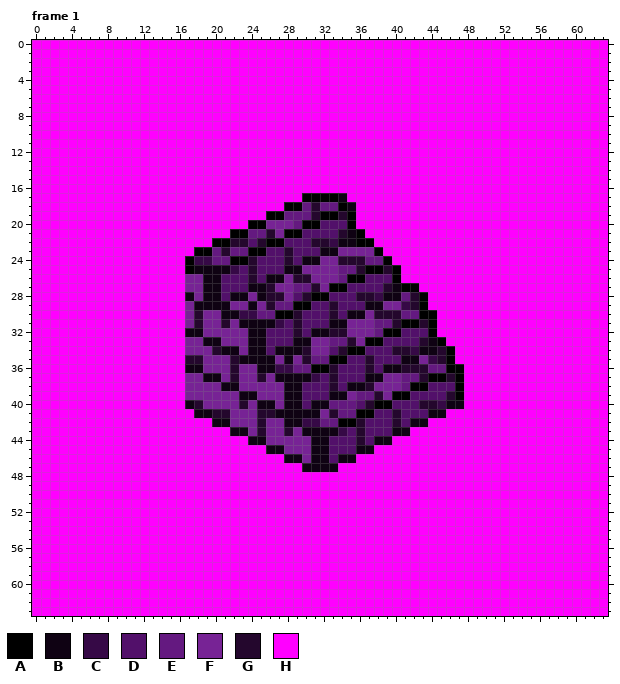
Two versions of one pixel-art file, lab07/Dungeons&Wumpus/_assets/tiles/Yellow/tile_ladder.ase. This is how it looked before the edit.
64x64 pixels, 2 frames. Colours within 5 levels of each other are drawn and written as one. Shown: frame 1. The commit also changed other frames, which this record leaves out.
Visible layers, top first: "Layer 5", "Layer 6".
Palette (. is transparent): A #000000  B #0f0213  C #360946  D #52106a  E #641980  F #772395  G #24072d  H #ff00ff
Pixels before, frame 1 (only the part around the change), first column x 4:
14 HHHHHHHHHHHHHHHHHHHHHHHHHHHHHHHHHHHHHHHHHHHHHHHHHHHHHHHH
15 HHHHHHHHHHHHHHHHHHHHHHHHHHHHHHHHHHHHHHHHHHHHHHHHHHHHHHHH
16 HHHHHHHHHHHHHHHHHHHHHHHHHHHHHHHHHHHHHHHHHHHHHHHHHHHHHHHH
17 HHHHHHHHHHHHHHHHHHHHHHHHHHAAAABHHHHHHHHHHHHHHHHHHHHHHHHH
18 HHHHHHHHHHHHHHHHHHHHHHHHAAEGEEABHHHHHHHHHHHHHHHHHHHHHHHH
19 HHHHHHHHHHHHHHHHHHHHHHAAEEEGAAGAHHHHHHHHHHHHHHHHHHHHHHHH
20 HHHHHHHHHHHHHHHHHHHHAAFFFEAADDDAHHHHHHHHHHHHHHHHHHHHHHHH
21 HHHHHHHHHHHHHHHHHHAAEEGFAADDDDGBAHHHHHHHHHHHHHHHHHHHHHHH
22 HHHHHHHHHHHHHHHHAAGGDGAADDDGGCBBAAHHHHHHHHHHHHHHHHHHHHHH
23 HHHHHHHHHHHHHHAAEGEEAADDGDDDBBFFFFAHHHHHHHHHHHHHHHHHHHHH
24 HHHHHHHHHHHHHACCEEAAGDDDGDBBFFGGGEEAHHHHHHHHHHHHHHHHHHHH
25 HHHHHHHHHHHHHABBBBCDGDDDBBFFFFEEGAAGAHHHHHHHHHHHHHHHHHHH
26 HHHHHHHHHHHHHFFBBDDDGDBBFGGFFFEAADDDAHHHHHHHHHHHHHHHHHHH
27 HHHHHHHHHHHHHFFBBDDDBBGFFEEGFAADDDDGBAAHHHHHHHHHHHHHHHHH
28 HHHHHHHHHHHHHBFBBDBBFBGGFDGAADDDGGCBBEGAHHHHHHHHHHHHHHHH
29 HHHHHHHHHHHHHFBBBBFFBFGEEAADDGDDDBBFFCGAHHHHHHHHHHHHHHHH
30 HHHHHHHHHHHHHFGFFBBCCEEAAGDDDGDBBFGGGEEAAHHHHHHHHHHHHHHH
31 HHHHHHHHHHHHHFGFFGFBBBBCDGDDDBBFFFEEGAAGAHHHHHHHHHHHHHHH
32 HHHHHHHHHHHHHBBFFFFFBBDDDGDBBGGFFFEAADDDAHHHHHHHHHHHHHHH
33 HHHHHHHHHHHHHFFBBFFFBBDDDBBFFEEGFAADDDDGBAHHHHHHHHHHHHHH
34 HHHHHHHHHHHHHFFFGBBFBBDBBBGFFDGAADDDGGCBBGAHHHHHHHHHHHHH
35 HHHHHHHHHHHHHGGFFFGBBBBFBFGEEAADDGDDDBBFCGAHHHHHHHHHHHHH
36 HHHHHHHHHHHHHBBFFFGFFBBCCEEAAGDDDGDBBGGGEEAAHHHHHHHHHHHH
37 HHHHHHHHHHHHHFFBBFGFFGFBBBBCDGDDDBBFFEEGAAGAHHHHHHHHHHHH
38 HHHHHHHHHHHHHFFFFBBFFFFFBBDDDGDBBGFFFEAADDDAHHHHHHHHHHHH
39 HHHHHHHHHHHHHFFFFFFBBFFFBBDDDBBFEEGFAADDDDGAHHHHHHHHHHHH
40 HHHHHHHHHHHHHBGFFFFGFBBFBBDBBEEEDGAADDDGGCBBHHHHHHHHHHHH
41 HHHHHHHHHHHHHHBBGGFFFGGBBBBBFGEEAADDGDDDBBHHHHHHHHHHHHHH
42 HHHHHHHHHHHHHHHHBBFFFGFFBBCCEEAAGDDDGDBBHHHHHHHHHHHHHHHH
43 HHHHHHHHHHHHHHHHHHBBFGFFGFBBBBCDGDDDBBHHHHHHHHHHHHHHHHHH
44 HHHHHHHHHHHHHHHHHHHHBBFFFFFBBDDDGDBBHHHHHHHHHHHHHHHHHHHH
45 HHHHHHHHHHHHHHHHHHHHHHBBFFFBBDDDBBHHHHHHHHHHHHHHHHHHHHHH
46 HHHHHHHHHHHHHHHHHHHHHHHHBBFBBDBBHHHHHHHHHHHHHHHHHHHHHHHH
47 HHHHHHHHHHHHHHHHHHHHHHHHHHBBBBHHHHHHHHHHHHHHHHHHHHHHHHHH
48 HHHHHHHHHHHHHHHHHHHHHHHHHHHHHHHHHHHHHHHHHHHHHHHHHHHHHHHH
49 HHHHHHHHHHHHHHHHHHHHHHHHHHHHHHHHHHHHHHHHHHHHHHHHHHHHHHHH
50 HHHHHHHHHHHHHHHHHHHHHHHHHHHHHHHHHHHHHHHHHHHHHHHHHHHHHHHH
51 HHHHHHHHHHHHHHHHHHHHHHHHHHHHHHHHHHHHHHHHHHHHHHHHHHHHHHHH
52 HHHHHHHHHHHHHHHHHHHHHHHHHHHHHHHHHHHHHHHHHHHHHHHHHHHHHHHH
After:
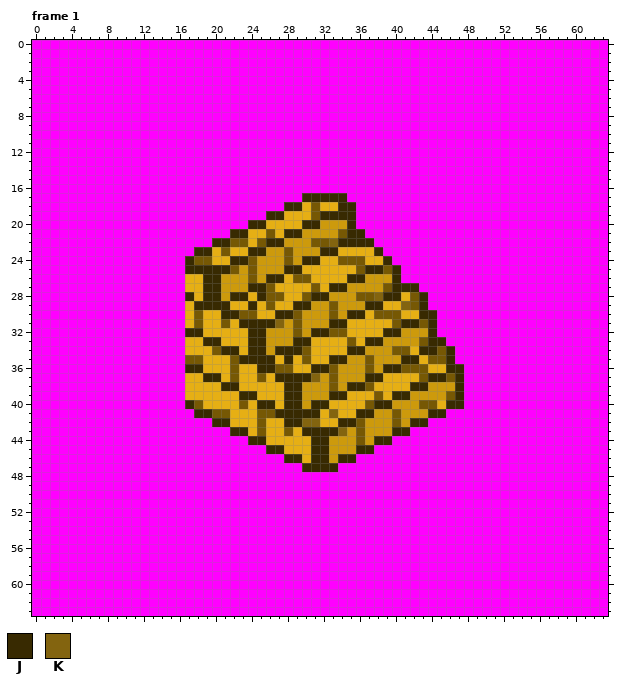
Colours new in this view: J #382a01  K #83640f
From old to new:
colour D: #52106a -> #cd9a0c
colour F: #772395 -> #e6af14
colour G: #24072d -> #765804
Frame 1, layer "Layer 5":
y 17: x 30..34 AAAAB -> JJJJJ
y 18: x 28..30 AAE -> JJF; x 32..35 EEAB -> FFJJ
y 19: x 26..30 AAEEE -> JJFFF; x 32..35 AAGA -> JJJJ
y 20: x 24..25 AA -> JJ; x 29..31 EAA -> FJJ; x 35 A -> J
y 21: x 22..25 AAEE -> JJFF; x 28..29 AA -> JJ; x 35..36 BA -> JJ
y 22: x 20..21 AA -> JJ; x 24 D -> F; x 26..27 AA -> JJ; x 33..37 CBBAA -> KJJJJ
y 23: x 18..20 AAE -> JJF; x 22..25 EEAA -> FFJJ; x 32..33 BB -> JJ; x 38 A -> J
y 24: x 17..23 ACCEEAA -> JGGFFJJ; x 30..31 BB -> JJ; x 37..39 EEA -> FFJ
y 25: x 17..22 ABBBBC -> JJJJJG; x 28..29 BB -> JJ; x 34..35 EE -> FF; x 37..38 AA -> JJ; x 40 A -> J
y 26: x 19..20 BB -> JJ; x 26..27 BB -> JJ; x 34..36 EAA -> FJJ; x 40 A -> J
y 27: x 19..20 BB -> JJ; x 24..25 BB -> JJ; x 29..30 EE -> FF; x 33..34 AA -> JJ; x 40..42 BAA -> JJJ
y 28: x 17 B -> J; x 19..20 BB -> JJ; x 22..23 BB -> JJ; x 25 B -> J; x 29 D -> F; x 31..32 AA -> JJ; x 38..41 CBBE -> KJJF; x 43 A -> J
y 29: x 18..21 BBBB -> JJJJ; x 24 B -> J; x 27..30 EEAA -> FFJJ; x 37..38 BB -> JJ; x 41 C -> K; x 43 A -> J
y 30: x 21..28 BBCCEEAA -> JJGGFFJJ; x 35..36 BB -> JJ; x 41..44 EEAA -> FFJJ
y 31: x 23..27 BBBBC -> JJJJK; x 33..34 BB -> JJ; x 38..39 EE -> FF; x 41..42 AA -> JJ; x 44 A -> J
y 32: x 17..18 BB -> JJ; x 24..25 BB -> JJ; x 31..32 BB -> JJ; x 38..40 EAA -> FJJ; x 44 A -> J
y 33: x 19..20 BB -> JJ; x 24..25 BB -> JJ; x 29..30 BB -> JJ; x 33..34 EE -> FF; x 37..38 AA -> JJ; x 44..45 BA -> JJ
y 34: x 21..22 BB -> JJ; x 24..25 BB -> JJ; x 27..29 BBB -> JJJ; x 33..36 DGAA -> FFJJ; x 42..44 CBB -> FJJ; x 46 A -> J
y 35: x 23..26 BBBB -> JJJJ; x 28 B -> J; x 31..34 EEAA -> FFJJ; x 41..42 BB -> JJ; x 44 C -> G; x 46 A -> J
y 36: x 17..18 BB -> JJ; x 25..32 BBCCEEAA -> JJGGFFJJ; x 39..40 BB -> JJ; x 44..47 EEAA -> FFJJ
y 37: x 19..20 BB -> JJ; x 27..31 BBBBC -> JJJJK; x 37..38 BB -> JJ; x 41..42 EE -> FF; x 44..45 AA -> JJ; x 47 A -> J
y 38: x 21..22 BB -> JJ; x 28..29 BB -> JJ; x 35..36 BB -> JJ; x 41..43 EAA -> FJJ; x 47 A -> J
y 39: x 23..24 BB -> JJ; x 28..29 BB -> JJ; x 33..34 BB -> JJ; x 36..37 EE -> FF; x 40..41 AA -> JJ; x 47 A -> J
y 40: x 17 B -> J; x 25..26 BB -> JJ; x 28..29 BB -> JJ; x 31..36 BBEEED -> JJFFFF; x 38..39 AA -> JJ; x 45..47 CBB -> FJJ
y 41: x 18..19 BB -> JJ; x 27..31 BBBBB -> JJJJJ; x 33..37 GEEAA -> KFFJJ; x 44..45 BB -> JJ
y 42: x 20..21 BB -> JJ; x 28..35 BBCCEEAA -> JJKKFFJJ; x 42..43 BB -> JJ
y 43: x 22..23 BB -> JJ; x 30..34 BBBBC -> JJJJK; x 40..41 BB -> JJ
y 44: x 24..25 BB -> JJ; x 31..32 BB -> JJ; x 38..39 BB -> JJ
y 45: x 26..27 BB -> JJ; x 31..32 BB -> JJ; x 36..37 BB -> JJ
y 46: x 28..29 BB -> JJ; x 31..32 BB -> JJ; x 34..35 BB -> JJ
y 47: x 30..33 BBBB -> JJJJ
Pixel boxes of the changes (left, top, right, bottom) in both pictures:
changed: (185, 193, 464, 472)
